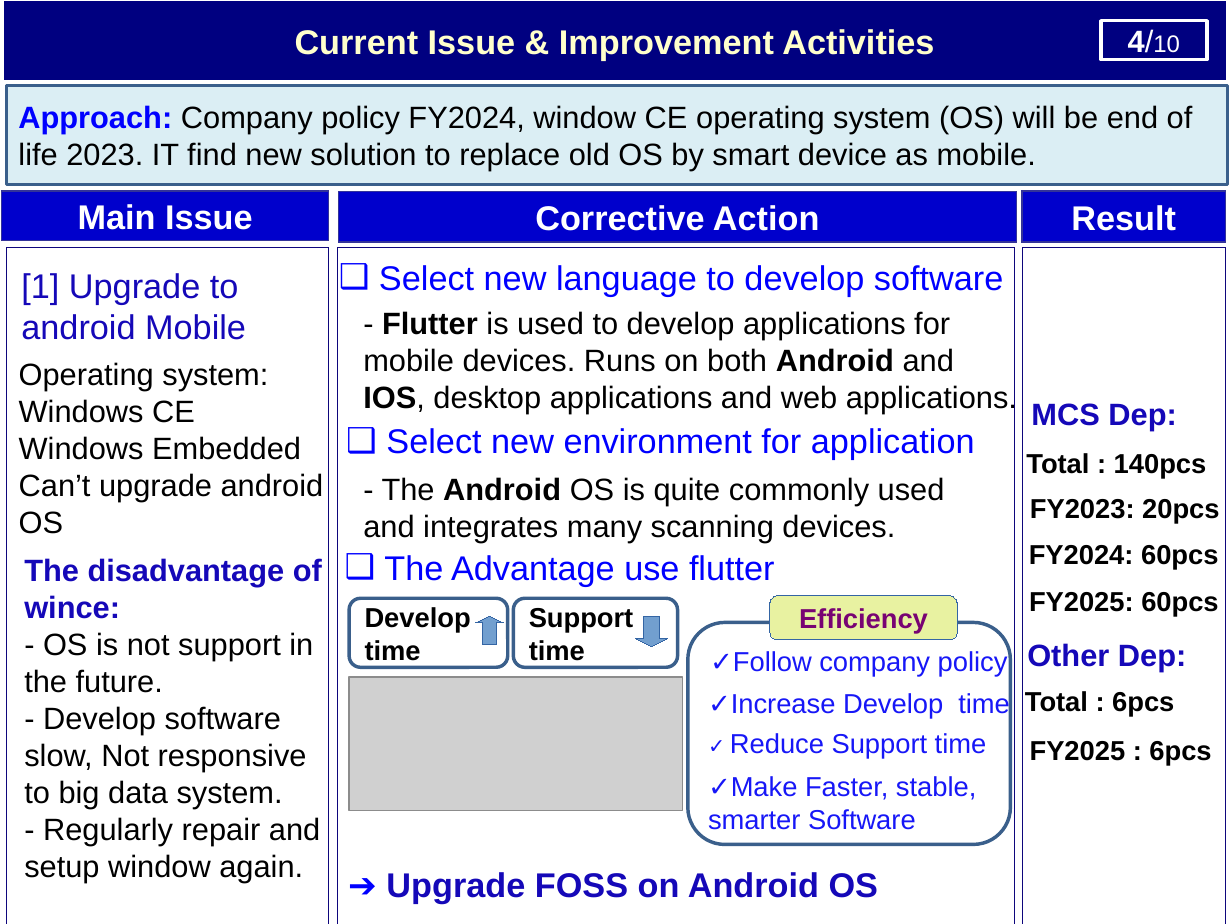
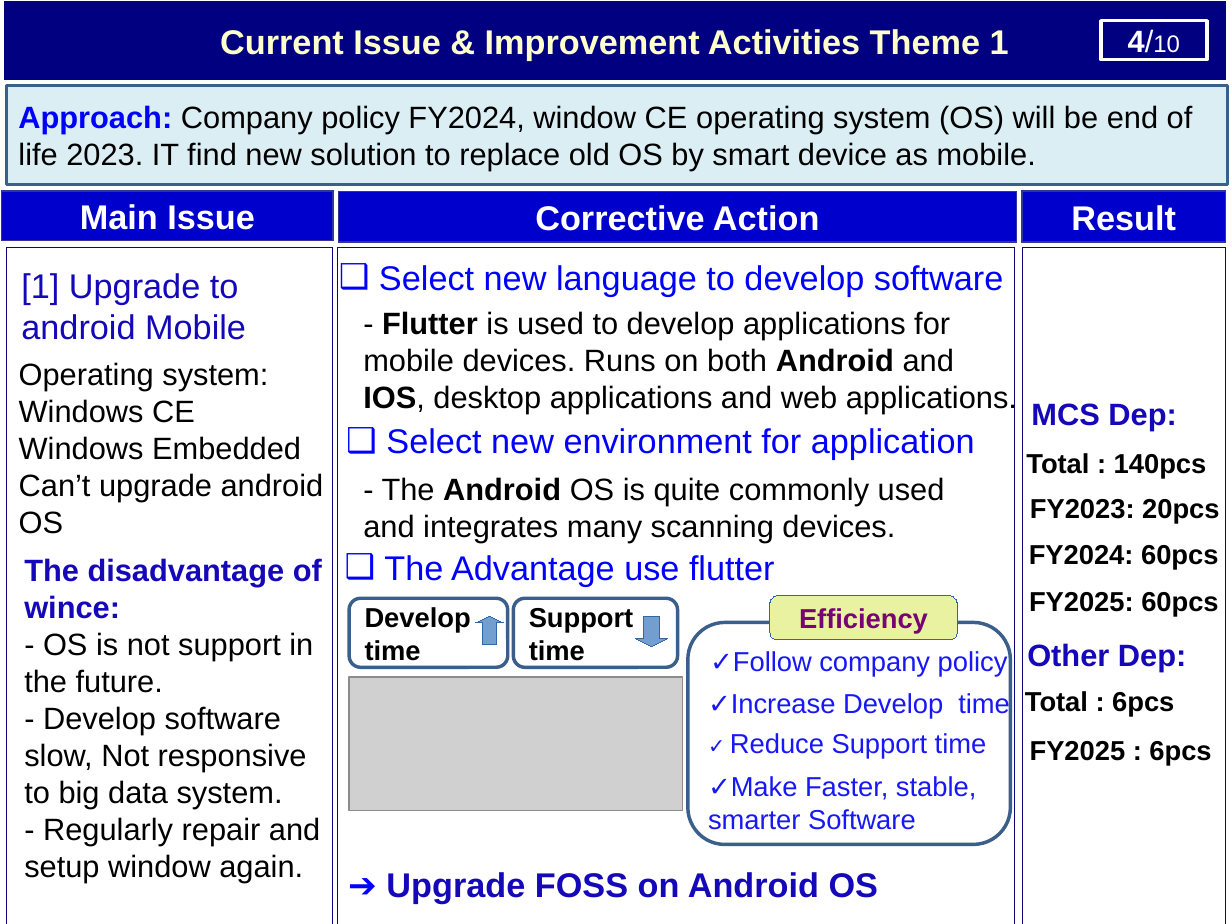
Before and after one commit to thietbicongnghevietnam/ReportPSNV, a slide deck: slide 5 of Report_test.pptx. Drawn at 1232x924 pixels with LibreOffice and Linux fonts; fonts in the diff are those of the drawing; grey boxes stand for pictures. Boxes give left, top, right and bottom in pixels: in the first picture for what was removed or moved away, otherwise in the second. Text is boxed around its words. In the diff, an @@ line names an element or a change of style, - is before the commit and + after.

```diff
--- a/Report_test.pptx
+++ b/Report_test.pptx
@@ text in rectangle at (220,29,1009,60): text changed @@
-Current Issue & Improvement Activities
+Current Issue & Improvement Activities Theme 1
@@ rectangle "Main Issue": place and size @@
-rectangle "Main Issue" at (1,191,328,240)
+rectangle "Main Issue" at (1,191,333,240)
@@ rectangle: place and size @@
-rectangle at (6,246,329,924)
+rectangle at (6,246,333,924)
```
Also in this commit, not shown: 5 other slides changed.
